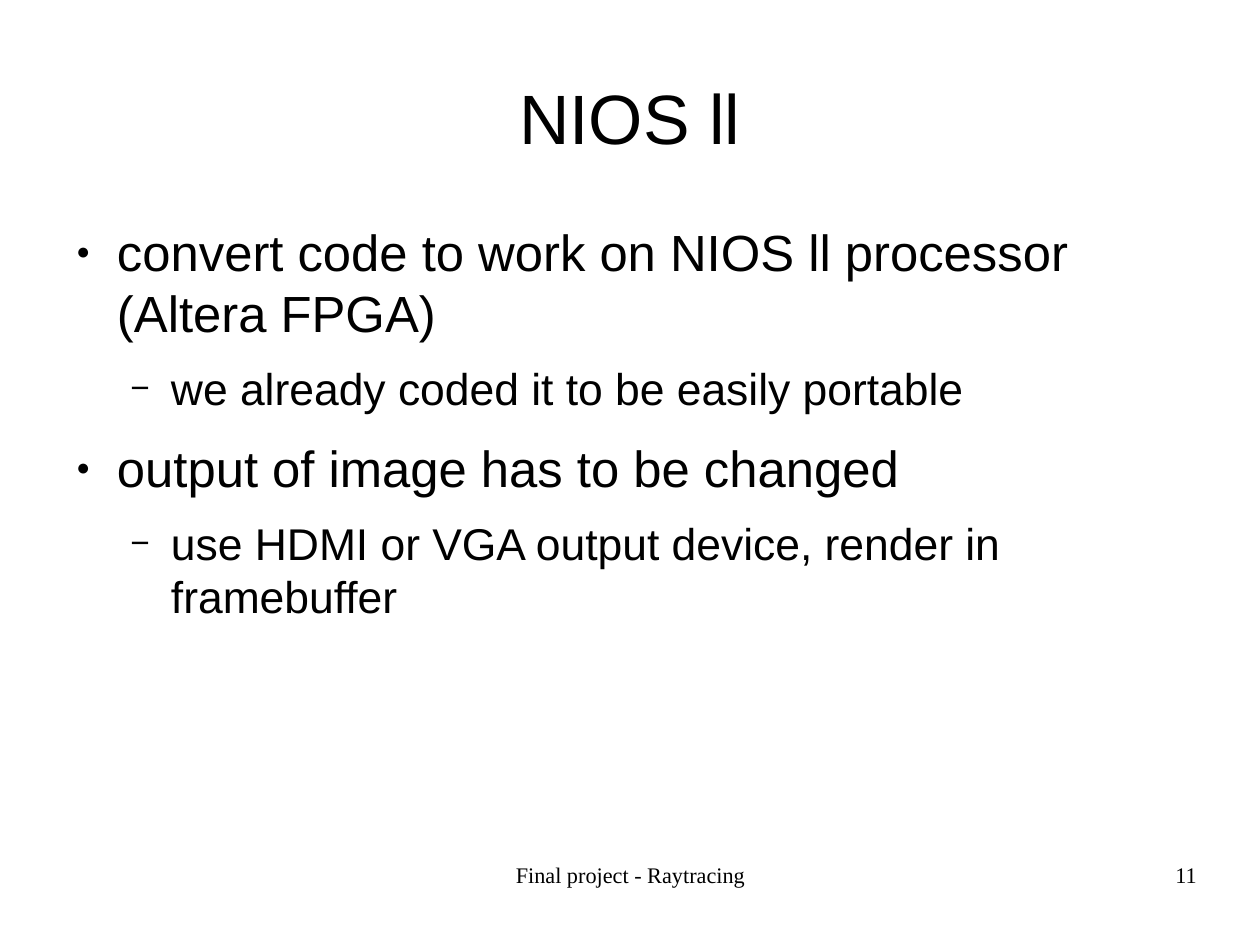
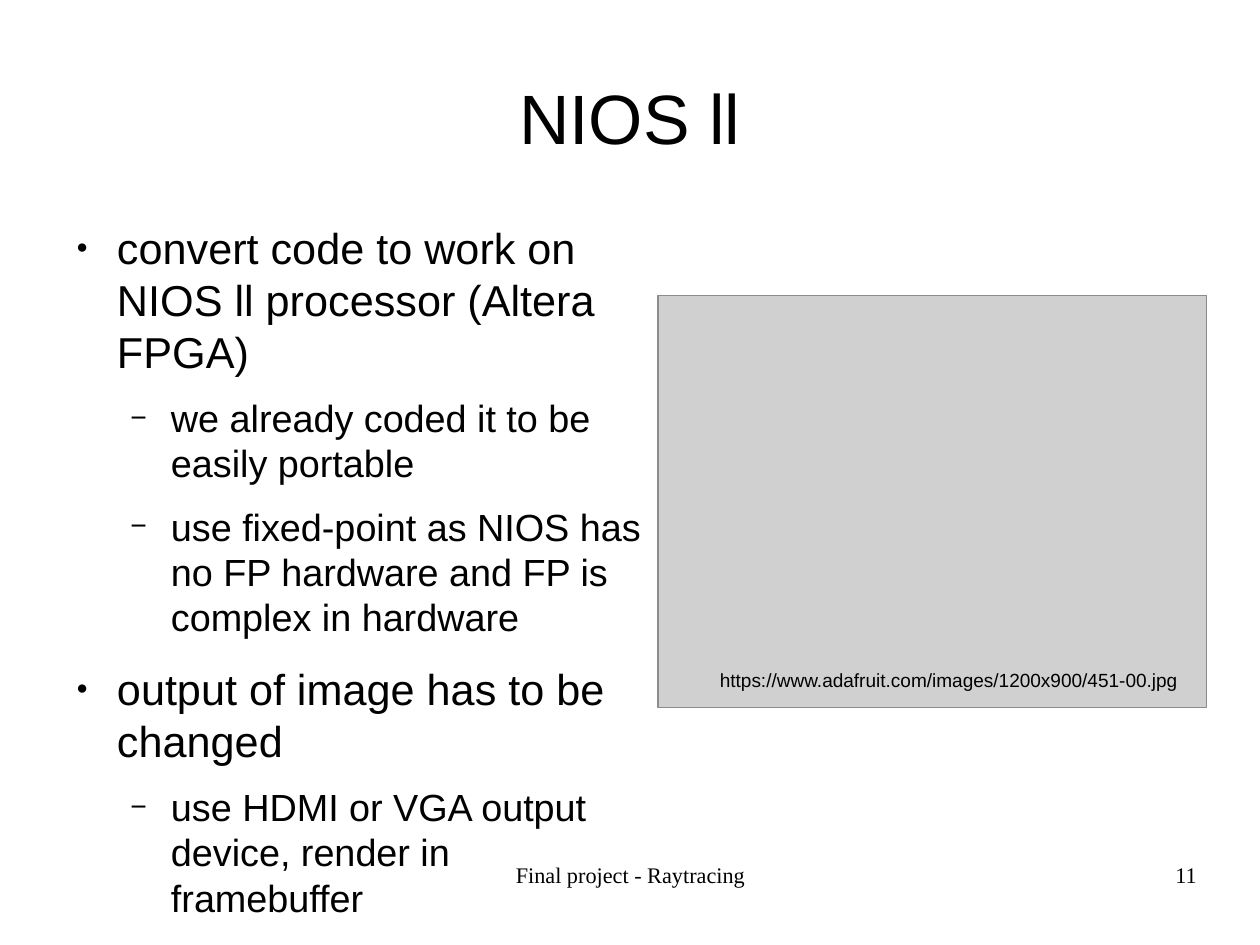
Before and after one commit to carstenbru/eece528_final, a slide deck: slide 11 of presentation/EECE528_project.odp. Drawn at 1260x945 pixels with LibreOffice and Linux fonts; fonts in the diff are those of the drawing; grey boxes stand for pictures. Boxes give left, top, right and bottom in pixels: in the first picture for what was removed or moved away, otherwise in the second. Text is boxed around its words. In the diff, an @@ line names an element or a change of style, - is before the commit and + after.

```diff
--- a/presentation/EECE528_project.odp
+++ b/presentation/EECE528_project.odp
@@ text at box(117, 232, 604, 913): size 32 to 27.2 pt in "convert code to work on NIOS ll ...", "output of image has to be changed"; size 28 to 23.8 pt in "we already coded it to be easily ...", "use HDMI or VGA output device, render ..." @@
@@ picture added at box(659, 296, 1207, 708) @@
@@ text at box(171, 513, 641, 639): paragraph added @@
+  − use fixed-point as NIOS has no FP hardware and FP is complex in hardware
@@ text added at box(720, 673, 1178, 691), 12 pt, text #000000 @@
+https://www.adafruit.com/images/1200x900/451-00.jpg
```
Also in this commit, not shown: 11 other slides changed, 5 other files.
